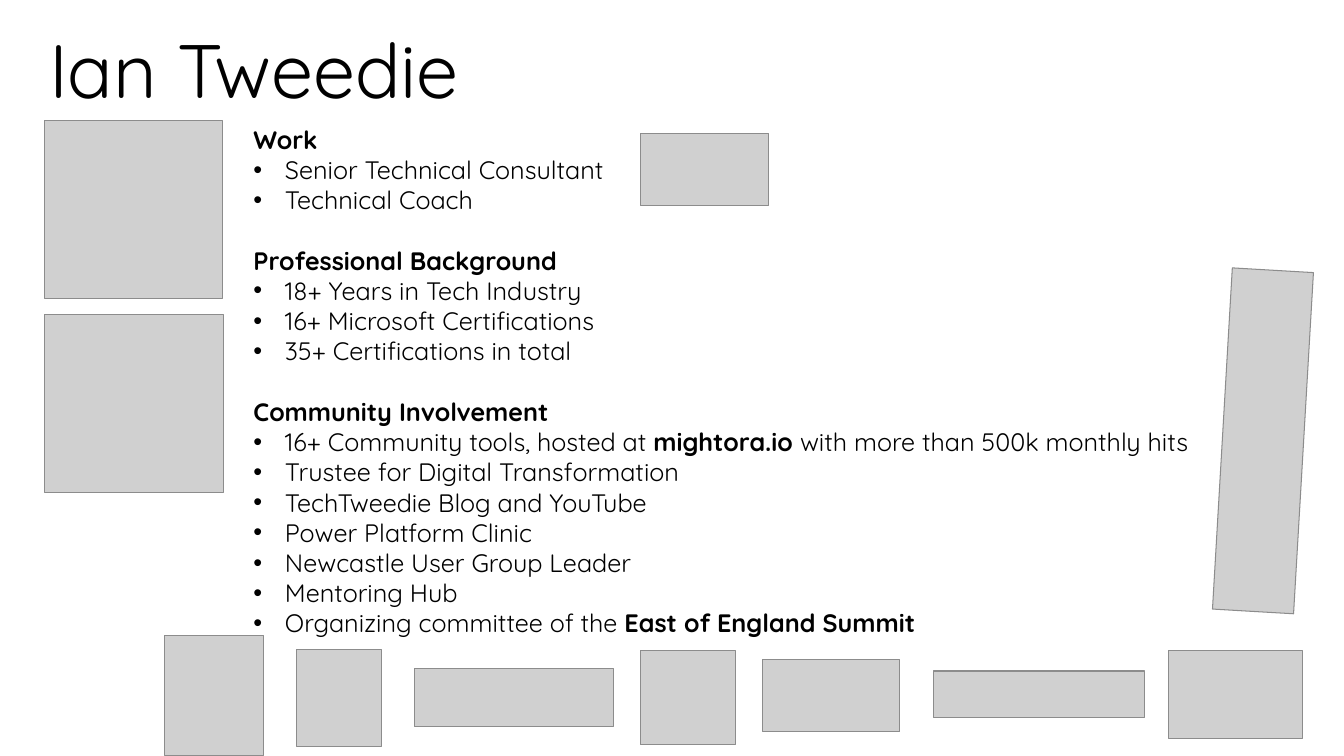
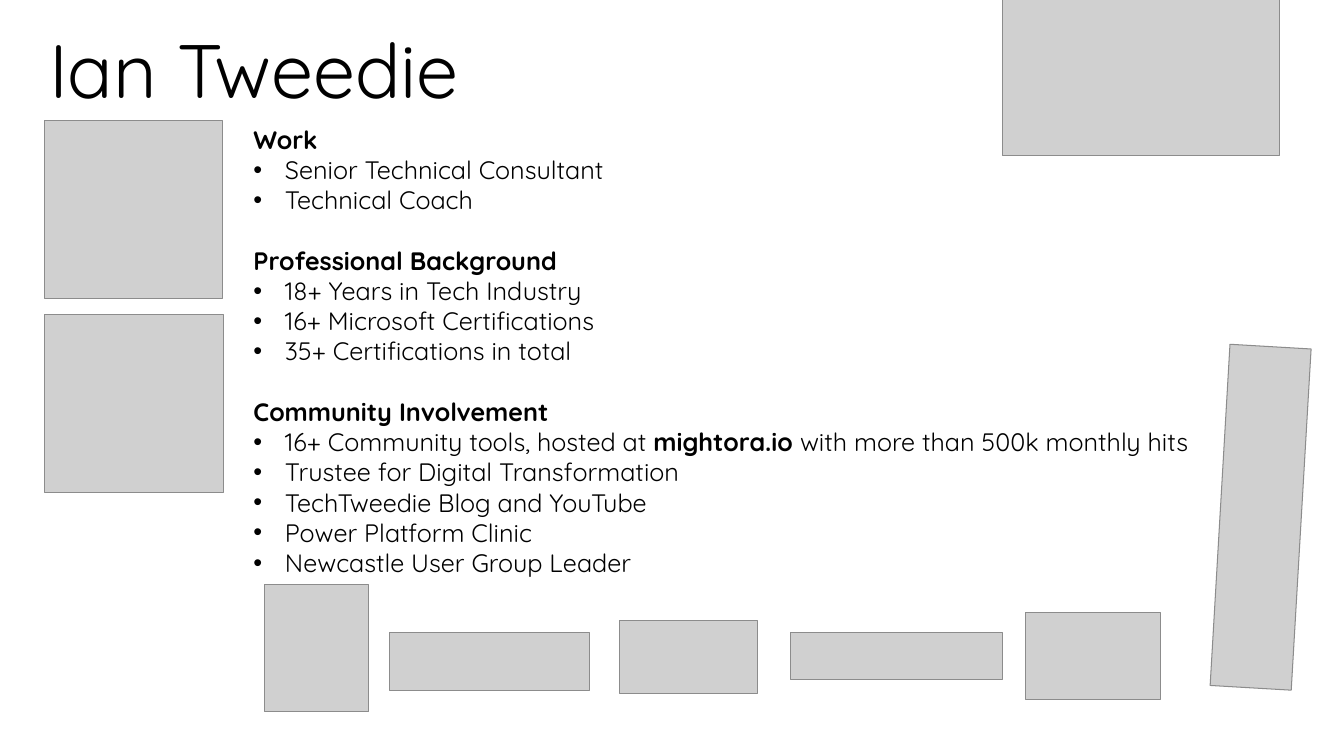
Before and after one commit to itweedie/itweedie.github.io, a slide deck: slide 1 of static/ppt/me.pptx. Drawn at 1344x756 pixels with LibreOffice and Linux fonts; fonts in the diff are those of the drawing; grey boxes stand for pictures. Boxes give left, top, right and bottom in pixels: in the first picture for what was removed or moved away, otherwise in the second. Text is boxed around its words. In the diff, an @@ line names an element or a change of style, - is before the commit and + after.

Commit message:
feat: add background video and presentation file for Ian Tweedie

```diff
--- a/static/ppt/me.pptx
+++ b/static/ppt/me.pptx
@@ picture: place and size @@
-picture at (640, 133, 769, 206)
+picture at (1002, 0, 1279, 156)
@@ picture: place and size @@
-picture at (1213, 268, 1314, 614)
+picture at (1210, 345, 1311, 691)
@@ picture: place and size @@
-picture at (165, 635, 264, 756)
+picture at (264, 585, 369, 712)
@@ text at (285, 583, 916, 637): paragraphs removed @@
-• Mentoring Hub
-• Organizing committee of the East of England Summit
@@ picture: place and size @@
-picture at (762, 659, 899, 732)
+picture at (620, 621, 757, 694)
@@ picture: place and size @@
-picture at (1169, 651, 1303, 739)
+picture at (1026, 612, 1160, 700)
@@ picture removed at (296, 649, 381, 746) @@
@@ picture: place and size @@
-picture at (414, 669, 614, 727)
+picture at (390, 632, 590, 690)
@@ picture removed at (640, 651, 736, 745) @@
@@ picture: place and size @@
-picture at (934, 671, 1145, 719)
+picture at (791, 632, 1003, 680)
```
Also in this commit, not shown: 2 other files.
